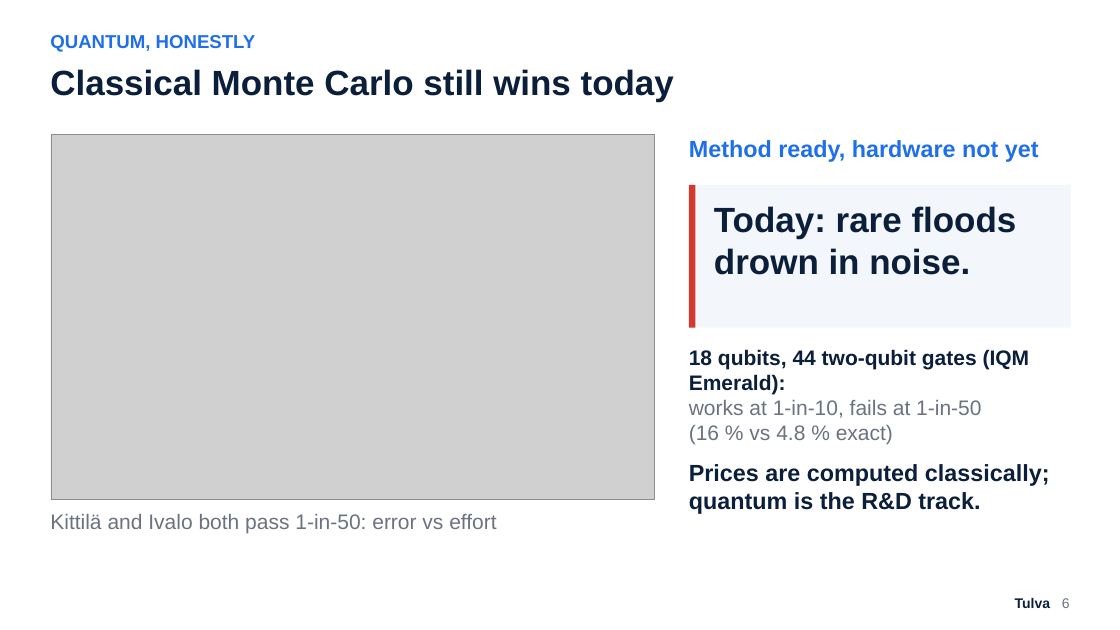
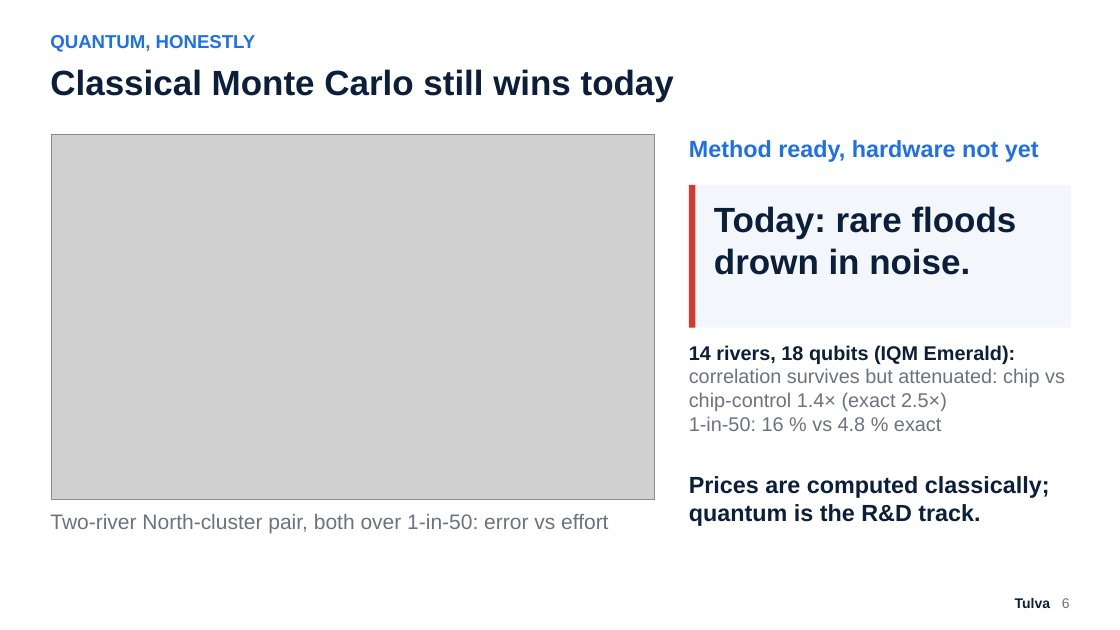
Before and after one commit to Zawaer/tulva, a slide deck: slide 6 of deck/Tulva_QxF2026.pptx. Drawn at 1120x630 pixels with LibreOffice and Linux fonts; fonts in the diff are those of the drawing; grey boxes stand for pictures. Boxes give left, top, right and bottom in pixels: in the first picture for what was removed or moved away, otherwise in the second. Text is boxed around its words. In the diff, an @@ line names an element or a change of style, - is before the commit and + after.

```diff
--- a/deck/Tulva_QxF2026.pptx
+++ b/deck/Tulva_QxF2026.pptx
@@ text at (689,345,1065,431): text changed; size 18 to 17 pt @@
-18 qubits, 44 two-qubit gates (IQM Emerald):
-works at 1-in-10, fails at 1-in-50
-(16 % vs 4.8 % exact)
+14 rivers, 18 qubits (IQM Emerald):
+correlation survives but attenuated: chip vs chip-control 1.4× (exact 2.5×)
+1-in-50: 16 % vs 4.8 % exact
@@ text "Prices are computed classically; quantum ...": place and size @@
-text "Prices are computed classically; quantum ..." at (689,464,1050,514)
+text "Prices are computed classically; quantum ..." at (689,476,1050,526)
@@ text at (50,514,608,533): text changed @@
-Kittilä and Ivalo both pass 1-in-50: error vs effort
+Two-river North-cluster pair, both over 1-in-50: error vs effort
```
Also in this commit, not shown: 5 other slides changed, 29 other files.
